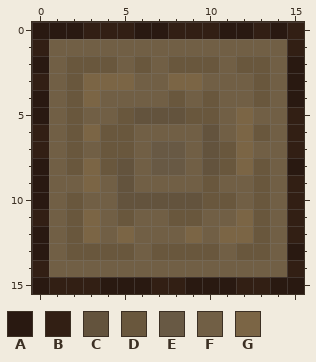
File history of a pixel-art sprite, mcl_core_log_big_oak_top.png. Above is the file before it was changed.
The file is 16x16 pixels. Colours within 5 levels of each other are drawn and written as one.
Palette (. is transparent): A #291911  B #321f14  C #63533d  D #69573d  E #685944  F #715f45  G #7b6545
Now the later version:
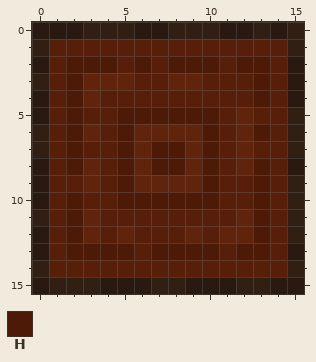
Colours new in this view: H #4e1a08
Commit message: Tree top, and stonebrick color adjustments.
Changes in this commit:
colour F: #715f45 -> #571f0a
colour G: #7b6545 -> #60230c
y 2: x 2..4 DDD -> HHH; x 6 D -> H; x 8..10 DDD -> HHH; x 12..13 DD -> HH
y 3: x 2 D -> H; x 13 D -> H
y 4: x 2 D -> H; x 8 D -> F; x 10 D -> F; x 13 D -> H
y 5: x 2 D -> H; x 5..10 DCCCDD -> HHHHHH
y 6: x 2 D -> H; x 4..10 DDFFFFC -> FHGGGGH; x 13 D -> H
y 7: x 2 D -> H; x 4..11 DDFEEFCD -> FHGHHGHF
y 8: x 2 D -> H; x 4..11 DCFEEFCD -> FHGHHGHF; x 13 D -> H
y 9: x 5..10 CFFFFD -> HGGGGH; x 13 D -> H
y 10: x 2 D -> H; x 5..11 CCCCCDD -> HHHHHHF; x 13 D -> H
y 11: x 2 D -> H; x 5 D -> F; x 8..9 DD -> FF; x 13 D -> H
y 12: x 2 D -> H; x 13 D -> H
y 13: x 2..5 DDDD -> HHHH; x 7..10 DDDD -> HHHH; x 12..13 DD -> HH
